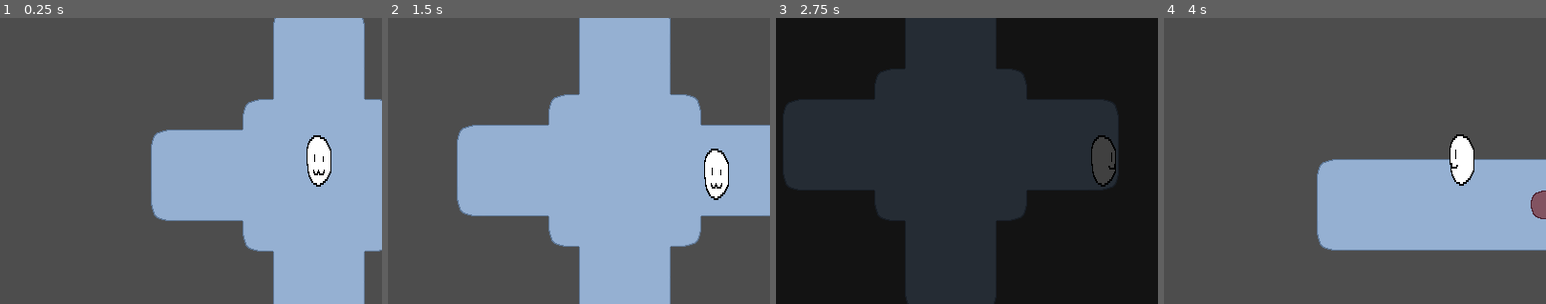
Above: before the commit, frames 1-4 (left to right).
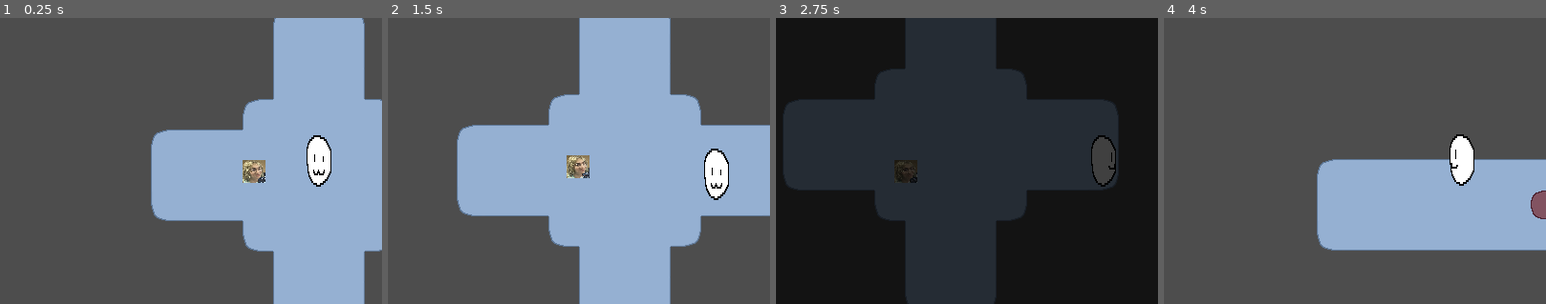
Above: after the commit, the same moments.

Repository: RubeculaBee/dream-catcher
Game: Godot game, scene res://Scenes/game.tscn
Two runs of this game, one before a commit and one after it. Both use one fixed random seed, a clock stepped at 60 frames per second and the inputs below.
Inputs:
- Up to frame 1 (0.25 s): no input
- Up to frame 2 (1.5 s): tap Enter at 0.5 s; hold Right (right) 0.53-1.28 s; hold Down (down) from 1.28 s (still down)
- Up to frame 3 (2.75 s): release Down (down) at 2.03 s; hold Right (right) from 2.03 s (still down)
- Up to frame 4 (4 s): release Right (right) at 2.78 s; hold Up (up) 2.78-3.53 s; hold Left (left) from 3.53 s (still down)
The pictures show only the part of the screen within x 10-60%, y 25-75%; the shares and areas given below are measured in that part.

The runs differ from the first frame. In frame 1, 0.5% of the frame differs, in the area x 63-70%, y 49-58%; in frame 2, 0.5%, in the area x 46-53%, y 48-56%; in frame 3, 0.3%; in frame 4, nothing differs.

Commit message:
Added in enemy spawning and movement along an easy to connect function for the battle scene

Diff:
--- /dev/null
+++ b/Scenes/Gameobjects/Enemies.tscn
@@ -0,0 +1,6 @@
+[gd_scene load_steps=2 format=3 uid="uid://b6cukpw23djf7"]
+
+[ext_resource type="Script" uid="uid://eynayu475s0h" path="res://Scripts/Enemies.gd" id="1_e3uxb"]
+
+[node name="Enemies" type="Node2D"]
+script = ExtResource("1_e3uxb")
--- /dev/null
+++ b/Scenes/Gameobjects/Enemy.tscn
@@ -0,0 +1,12 @@
+[gd_scene load_steps=3 format=3 uid="uid://b2imhhsw41kai"]
+
+[ext_resource type="Script" uid="uid://dxioyc5uf6gxb" path="res://Scripts/Enemy.gd" id="1_e3uxb"]
+[ext_resource type="Texture2D" uid="uid://btoee6sfgs2kx" path="res://Resources/Images/enemie-sprites/IMG_3915 (1).jpg" id="2_newjo"]
+
+[node name="Enemy" type="Node2D"]
+script = ExtResource("1_e3uxb")
+
+[node name="Sprite2D" type="Sprite2D" parent="."]
+position = Vector2(11.999987, 12.000005)
+scale = Vector2(0.010169503, 0.008468593)
+texture = ExtResource("2_newjo")
--- a/Scenes/Rooms/corridor_center.tscn
+++ b/Scenes/Rooms/corridor_center.tscn
@@ -1,8 +1,10 @@
-[gd_scene load_steps=4 format=4 uid="uid://cgbjwy5nenq5j"]
+[gd_scene load_steps=6 format=4 uid="uid://cgbjwy5nenq5j"]
 
 [ext_resource type="TileSet" uid="uid://cryql3wbplkqj" path="res://Resources/Tilesets/test-tileset.tres" id="1_k24ce"]
 [ext_resource type="PackedScene" uid="uid://slfd53otck1g" path="res://Scenes/Gameobjects/player_spawn.tscn" id="2_u47vg"]
 [ext_resource type="PackedScene" uid="uid://bymouotca3psm" path="res://Scenes/Gameobjects/screen_transition.tscn" id="2_yu45y"]
+[ext_resource type="PackedScene" uid="uid://b6cukpw23djf7" path="res://Scenes/Gameobjects/Enemies.tscn" id="3_u8ic6"]
+[ext_resource type="PackedScene" uid="uid://b2imhhsw41kai" path="res://Scenes/Gameobjects/Enemy.tscn" id="4_nwcu0"]
 
 [node name="Test Corridor Center" type="Node"]
 
@@ -36,4 +38,8 @@
 next_screen_name = "corridor_down"
 id = 3
 
+[node name="Enemies" parent="." instance=ExtResource("3_u8ic6")]
+position = Vector2(-64, 0)
+enemy_scene = ExtResource("4_nwcu0")
+
 [node name="Player Spawn" parent="." instance=ExtResource("2_u47vg")]
--- /dev/null
+++ b/Scripts/Enemies.gd
@@ -0,0 +1,16 @@
+extends Node2D
+class_name Enemies
+
+@export var enemy_scene : PackedScene
+@onready var player = get_parent().find_child("Player")
+
+func spawn_enemy(world_pos: Vector2) -> Node2D:
+	if enemy_scene == null:
+		push_error("Enemies node has no enemy_scene assigned!")
+		return null
+
+	var enemy = enemy_scene.instantiate()
+	enemy.position = world_pos
+	enemy.alias = str(randi_range(0,1000))
+	add_child(enemy)
+	return enemy
--- /dev/null
+++ b/Scripts/Enemy.gd
@@ -0,0 +1,37 @@
+extends Node2D
+class_name Enemy
+
+var TILE_SIZE: int = 32
+var MOVE_SPEED: float = 4
+
+var move_direction: Vector2i = Vector2i.ZERO
+var alias: String
+
+signal tried_move(tile: Vector2i) # Emitted when the enemy tries to take a step, with the location of the tile they tried to move to # This runs every time the Enemy successfully moves
+
+func on_player_moved():
+	randomize()
+	move_random_steps()
+
+func move_random_steps():
+	# Choose a random direction
+	var dirs = [Vector2i(1,0), Vector2i(-1,0), Vector2i(0,1), Vector2i(0,-1)]
+	move_direction = dirs[randi_range(0, 3)]
+
+	# Choose how many tiles to move
+	var steps = randi_range(1,1)
+
+	# Move one tile at a time (with walkability check)
+	for i in range(steps):
+		var next_tile: Vector2i = Vector2i(self.global_position) / TILE_SIZE + move_direction
+		tried_move.emit(next_tile,self)
+
+func _on_move_response(valid_move: Vector2i) -> void:
+	var next_tile: Vector2i = Vector2i(self.global_position) / TILE_SIZE + move_direction
+	if valid_move == next_tile:
+		tween_move()
+
+func tween_move() -> void:
+	var tween: Tween = create_tween()
+	tween.tween_property(self, "position", position + Vector2(move_direction) *TILE_SIZE, 1/MOVE_SPEED)
+	await tween.finished
--- a/Scripts/game_manager.gd
+++ b/Scripts/game_manager.gd
@@ -2,12 +2,16 @@
 
 # Signals
 signal player_move_response(response: bool) ## A signal designed to tell the player whether it can move
+signal enemy_move_response(response: bool) ## A signal designed to tell the enemy whether it can move
+
+const TILE_SIZE: int = 32 			# width/height of a tile in pixels
 
 # Nodes
 var current_room: Node			# The current room the player is in
 var terrain: TileMapLayer		# The terrain in the current room
 var player: Player				# The player object
 var camera: PlayerCamera		# The camera that will follow the player
+var enemies: Enemies
 var screen_transitions: Array	# An array of all the screen transitions in the current room
 
 # Contants
@@ -48,12 +52,40 @@
 
 		screen_transitions[i].transition.connect(_on_transition)
 
+	#connect enemies in this room
+	enemies = current_room.get_node("Enemies")
+	if enemies != null:
+		for i in 1:
+			var enemy = enemies.spawn_enemy((spawnlocation()))
+			player.stopped_move.connect(Callable(enemy, "on_player_moved")) # connect enemy to player's signal
+			enemy.tried_move.connect(_on_enemy_tried_move) # connect game_manager to enemy's signal
+			enemy_move_response.connect(Callable(enemy, "_on_move_response")) # connect enemy to game_manager's signal
+
+func spawnlocation() -> Vector2:
+	return Vector2.ZERO
+
+func doGarrett(enemy: Enemy):
+	return
+
 
 func _on_player_tried_move(tile: Vector2i) -> void:
 	var tile_data: TileData = terrain.get_cell_tile_data(tile)
+	if enemies != null:
+		for enemy in enemies.get_children():
+			if tile == Vector2i(enemy.global_position/TILE_SIZE):
+				doGarrett(enemy)
 	var valid_move: bool = (tile_data != null) && (tile_data.get_custom_data("walkable"))
+	player_move_response.emit(valid_move)
 
-	player_move_response.emit(valid_move)
+func _on_enemy_tried_move(tile: Vector2i, enemy: Enemy) -> void:
+	if tile == Vector2i(player.global_position/TILE_SIZE):
+		doGarrett(enemy)
+	var tile_data: TileData = terrain.get_cell_tile_data(tile)
+	var valid_move: bool = (tile_data != null) && (tile_data.get_custom_data("walkable"))
+	if valid_move:
+		enemy_move_response.emit(tile)
+	else: enemy_move_response.emit(Vector2i(999,999))
+
 
 func _on_transition(transition: ScreenTransition, offset: Vector2):
 	camera.fade_transition()
--- a/Scripts/player_spawn.gd
+++ b/Scripts/player_spawn.gd
@@ -1,4 +1,4 @@
 extends Node2D
 
 func _ready() -> void:
-    get_node("Sprite2D").free()
+	get_node("Sprite2D").free()
--- a/project.godot
+++ b/project.godot
@@ -11,7 +11,7 @@
 [application]
 
 config/name="Dream Catcher"
-run/main_scene="res://Scenes/game.tscn"
+run/main_scene="uid://hsrv5bcni84s"
 config/features=PackedStringArray("4.5", "Mobile")
 config/icon="res://Resources/Images/icon.svg"
 
Binary file added: Resources/Images/enemie-sprites/IMG_3915 (1).jpg
Not shown, added: Resources/Images/enemie-sprites/IMG_3915 (1).jpg.import
Not shown: 1 places in Scenes/Rooms/test_room.tscn that only renumber resources
Not shown, added: Scripts/Enemies.gd.uid
Not shown, added: Scripts/Enemy.gd.uid
